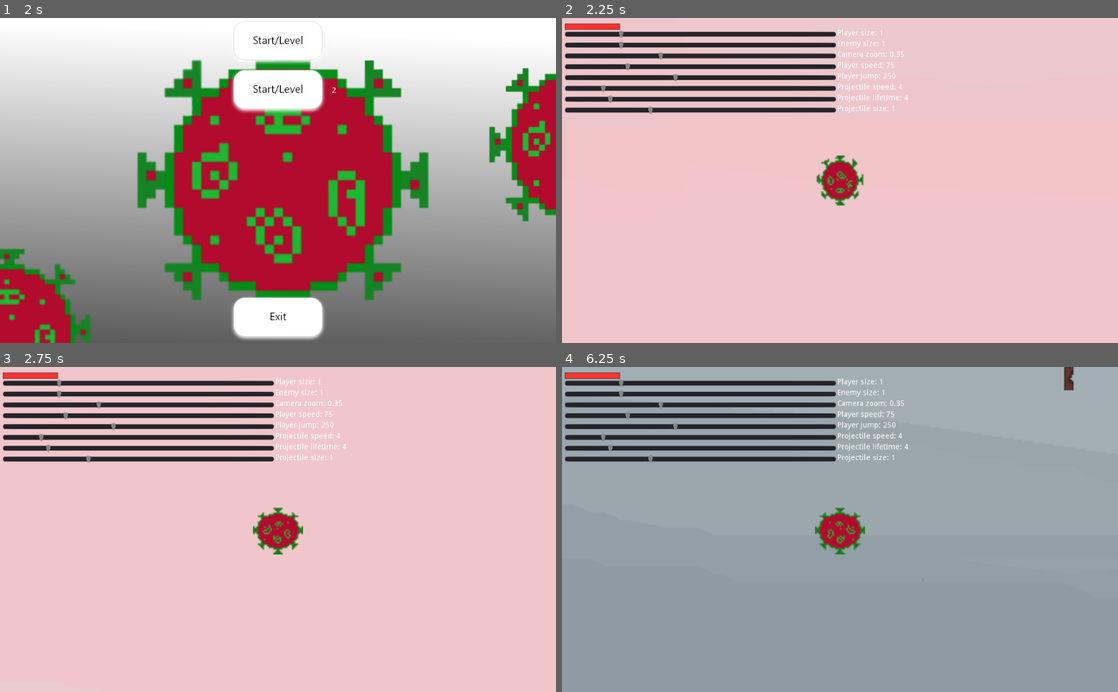
Above: before the commit, frames 1-4 (two rows, left to right).
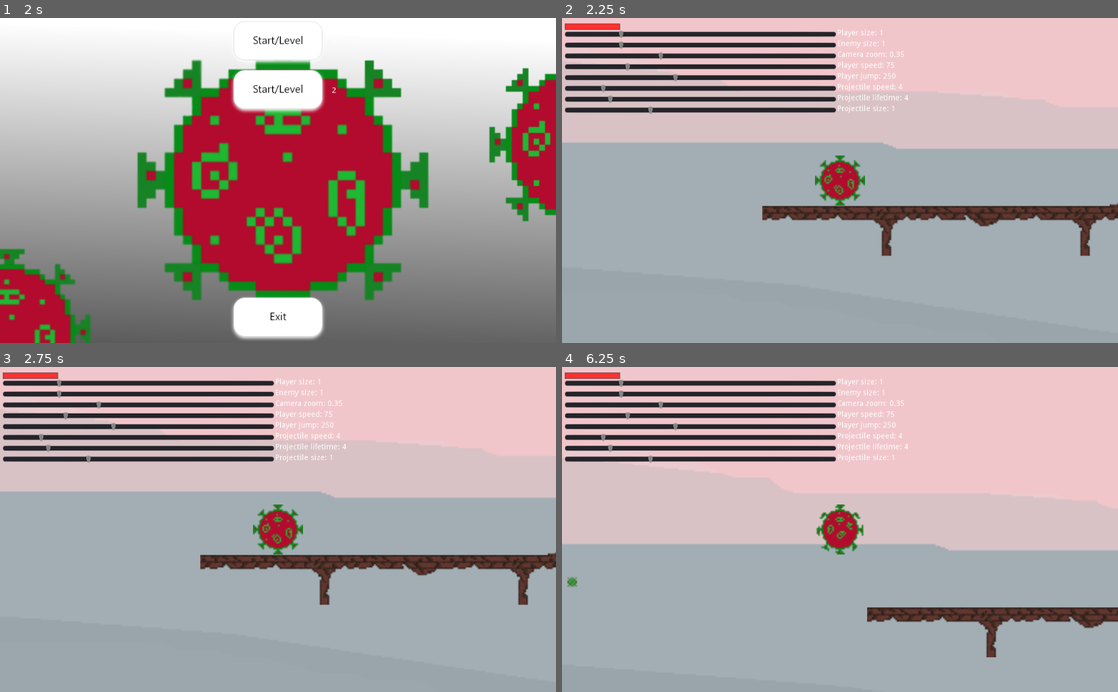
Above: after the commit, the same moments.

Repository: INF19IT2/2d-Jump-n-Run-SE
Game: Godot game, scene res://Scenes/MainScene/MainScene.tscn
Two runs of this game, one before a commit and one after it. Both use one fixed random seed, a clock stepped at 60 frames per second and the inputs below.
Inputs (mouse positions are in pixels of both pictures, inside the frame that each line leads up to):
- Up to frame 1 (2 s): click (278, 70) at 0.52 s; type "Alex" at 0.6 s; click (278, 154) at 1.25 s
- Up to frame 2 (2.25 s): click "1" at 2 s
- Up to frame 3 (2.75 s): no input
- Up to frame 4 (6.25 s): tap Enter at 2.75 s; hold Shift (running) 2.78-3.53 s; hold D (move_right) 2.78-4.28 s; tap W (move_up) at 3.02, 3.77, 5.27, 6.02 s; tap Space (shoot) at 3.6, 5.1 s; hold Shift (running) 4.28-5.03 s; hold A (move_left) from 4.28 s (still down); hold Shift (running) from 5.78 s (still down)

Frame 1 is identical in both runs. In frame 2, 61% of the frame differs, in the area x 0-100%, y 38-100%; in frame 3, 61%; in frame 4, 52%.

Commit message:
removed unused features debug prints and infection

Diff:
--- a/2d-Jump-n-Run-SE/Scenes/Levels/32x32_Level/32x32_Level.tscn
+++ b/2d-Jump-n-Run-SE/Scenes/Levels/32x32_Level/32x32_Level.tscn
@@ -22,6 +22,7 @@
 }
 
 [node name="Virus" parent="CanvasLayer" instance=ExtResource( 4 )]
+position = Vector2( 50, 367 )
 collision_layer = 2
 collision_mask = 7
 
@@ -64,5 +65,6 @@
 motion_mirroring = Vector2( 3840, 0 )
 
 [node name="Sprite" type="Sprite" parent="ParallaxBackground/ParallaxLayer"]
+position = Vector2( 1, 0 )
 texture = ExtResource( 11 )
 centered = false
--- a/2d-Jump-n-Run-SE/Scenes/MainScene/MainScene.tscn
+++ b/2d-Jump-n-Run-SE/Scenes/MainScene/MainScene.tscn
@@ -224,7 +224,6 @@
 modulate = Color( 0.4, 0.458824, 0.498039, 1 )
 position = Vector2( 65, 52 )
 polygon = PoolVector2Array( -1, 52, 39, 12, 39, 36, 103, 36, 103, 68, 39, 68, 39, 92 )
-
 [connection signal="pressed" from="ExitButton" to="." method="_on_ExitButton_pressed"]
 [connection signal="button_down" from="OptionsButton" to="." method="_on_OptionsButton_button_down"]
 [connection signal="pressed" from="OptionsButton" to="." method="_on_OptionsButton_pressed"]
--- a/2d-Jump-n-Run-SE/Scenes/Objects/Dummy.tscn
+++ b/2d-Jump-n-Run-SE/Scenes/Objects/Dummy.tscn
@@ -1,8 +1,7 @@
-[gd_scene load_steps=9 format=2]
+[gd_scene load_steps=8 format=2]
 
 [ext_resource path="res://Scripts/Dummy/Dummy.gd" type="Script" id=1]
 [ext_resource path="res://imagesFiles/Dummy/guy_waling_animation.png" type="Texture" id=2]
-[ext_resource path="res://imagesFiles/Dummy/placeholder_infected.png" type="Texture" id=3]
 
 [sub_resource type="AtlasTexture" id=1]
 flags = 4
@@ -39,17 +38,7 @@
 position = Vector2( 0.623482, -1.12246 )
 scale = Vector2( 1.95104, 1.98354 )
 frames = SubResource( 4 )
-frame = 2
 playing = true
 
 [node name="CollisionShape2D" type="CollisionShape2D" parent="."]
 shape = SubResource( 5 )
-
-[node name="Infectiontimer" type="Timer" parent="."]
-wait_time = 5.0
-
-[node name="Sprite2" type="Sprite" parent="."]
-visible = false
-scale = Vector2( 0.054, 0.16 )
-texture = ExtResource( 3 )
-[connection signal="timeout" from="Infectiontimer" to="." method="_on_Infectiontimer_timeout"]
--- a/2d-Jump-n-Run-SE/Scripts/Dummy/Dummy.gd
+++ b/2d-Jump-n-Run-SE/Scripts/Dummy/Dummy.gd
@@ -9,11 +9,6 @@
 export var gravity : int = 800
 
 onready var dummy_default = $Sprite
-onready var dummy_infected = $Sprite2
-
-var infection_duration : int = 5
-
-var infected : bool = false
 
 var velocity = Vector2()
 
@@ -44,27 +39,11 @@
 		#Vector2.UP -> Ground is facing up
 	velocity = move_and_slide(velocity, Vector2.UP)
 
-func get_infected():
-	infected = true
-	$Infectiontimer.wait_time = infection_duration
-	$Infectiontimer.start()
-	dummy_default.visible = false
-	dummy_infected.visible = true
-
-func cure_infection():
-	dummy_default.visible = true
-	dummy_infected.visible = false
-	infected = false
-
 func take_damage(damage):
 	health -= damage
 	if(health <= 0):
 		queue_free()
 
-func _on_Infectiontimer_timeout():
-	cure_infection()
-
-
 # Called every frame. 'delta' is the elapsed time since the previous frame.
 #func _process(delta):
 #	pass
--- a/2d-Jump-n-Run-SE/Scripts/Objects/Projectile.gd
+++ b/2d-Jump-n-Run-SE/Scripts/Objects/Projectile.gd
@@ -59,8 +59,6 @@
 	dissolveProjectile()
 	if body.has_method('take_damage'):
 		body.take_damage(damage)
-	if body.has_method('get_infected'):
-		body.get_infected()
 
 func _on_Projectile_area_entered(area):
 	dissolveProjectile()
--- a/2d-Jump-n-Run-SE/Scripts/Player_Modell/Player_AnimatedVirus.gd
+++ b/2d-Jump-n-Run-SE/Scripts/Player_Modell/Player_AnimatedVirus.gd
@@ -119,7 +119,6 @@
 			health -= dmg
 			emit_signal("player_stats_changed", self)
 		else:
-			print("Dead")
 			respawn()
 
 func add_collectable():
--- a/2d-Jump-n-Run-SE/project.godot
+++ b/2d-Jump-n-Run-SE/project.godot
@@ -10,6 +10,7 @@
 
 _global_script_classes=[  ]
 _global_script_class_icons={
+
 }
 
 [application]
